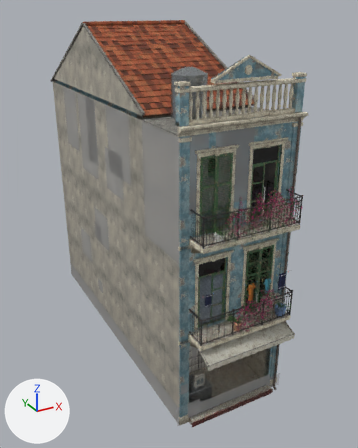
A saved change to the glTF model assets/models/city/colonial_3f_w4_5_green.glb.
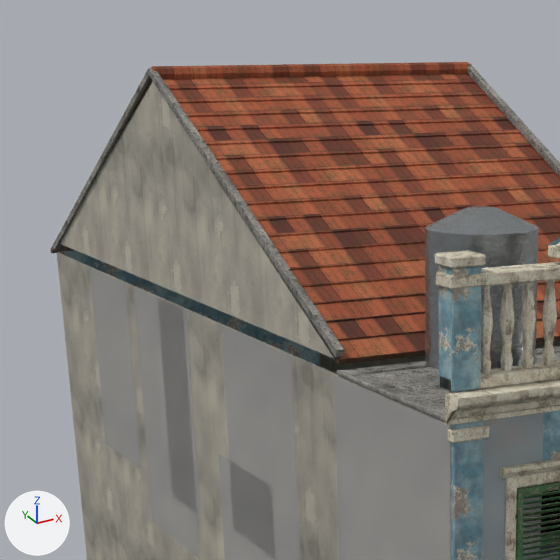
The first picture shows the older version from a 50 mm camera at (-8.98, -12.22, 14.3) aimed at (0.53, 5.08, 5.65). The close-ups show the older and then the newer version on the part from 10% to 60% of the width and 0% to 40% of the height of that picture. Only the edits that show in the close-ups are written down. Lighting does not change. The marker at lower left points along +X, +Y and +Z. Objects named as collision shapes, trigger or cutter boxes, shadow casters or lower levels of detail are left out. Where no turn or scale is listed for an object, it has been applied to the vertices. Vertices at exactly the same position are counted once.

Objects in the first close-up: 'colonial_3f_w4_5_green_clutter', 'colonial_3f_w4_5_green_detail', 'colonial_3f_w4_5_green_shell'.
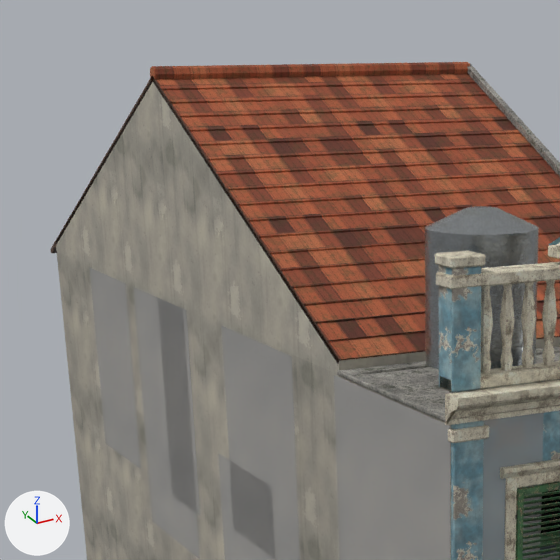
The change in detail:
me_colonial_3f_w4_5_green_shell is used by ob_colonial_3f_w4_5_green_shell; location (0.0, 0.0, 0.0).
Verts and faces of me_colonial_3f_w4_5_green_shell; kept vertices keep their numbers, new ones are numbered from 4597.
Before the commit, vertices of me_colonial_3f_w4_5_green_shell: 641 (2.25, 13.0, 10.9), 1009 (-2.25, 13.0, 10.9) at pixel (56, 251), 4238 (-2.25, 13.0, 11.05) at pixel (55, 241), 4239 (-2.25, 2.4, 11.05) at pixel (339, 360), 4240 (2.25, 2.4, 11.05).
Before the commit, vertices of me_colonial_3f_w4_5_green_shell: 4241 (2.25, 13.0, 11.05), 4243 (-2.25, 2.4, 10.9) at pixel (339, 375), 4244 (2.25, 2.4, 10.9).
me_colonial_3f_w4_5_green_shell had 4597 vertices, 7600 faces and spanned x -2.31..2.31, y -1.2..13.36, z 0.0..13.75.
me_colonial_3f_w4_5_green_shell now has 4585 vertices, 7588 faces and spans x -2.31..2.31, y -1.2..13.36, z 0.0..13.75.
me_colonial_3f_w4_5_green_shell part 1: the loose piece of 12 vertices spanning x -2.29..-2.21, y 2.36..13.04, z 10.92..13.74 is deleted.
Part 2, on me_colonial_3f_w4_5_green_shell:
New faces: (1009, 4239, 4238), (1009, 4243, 4239), (641, 4241, 4244), (4240, 4244, 4241), (4240, 4243, 4244), (4239, 4243, 4240) (mat_arch_cement_render).
New faces: (641, 4238, 4241), (641, 1009, 4238) (mat_arch_cement_render).

Location of each change, (x1, y1, x2, y2) in pixels of the close-ups (560 x 560 px):
part 1 of me_colonial_3f_w4_5_green_shell, deleted: before (53, 68, 344, 357)
part 2 of me_colonial_3f_w4_5_green_shell, added: after (56, 243, 560, 374)
